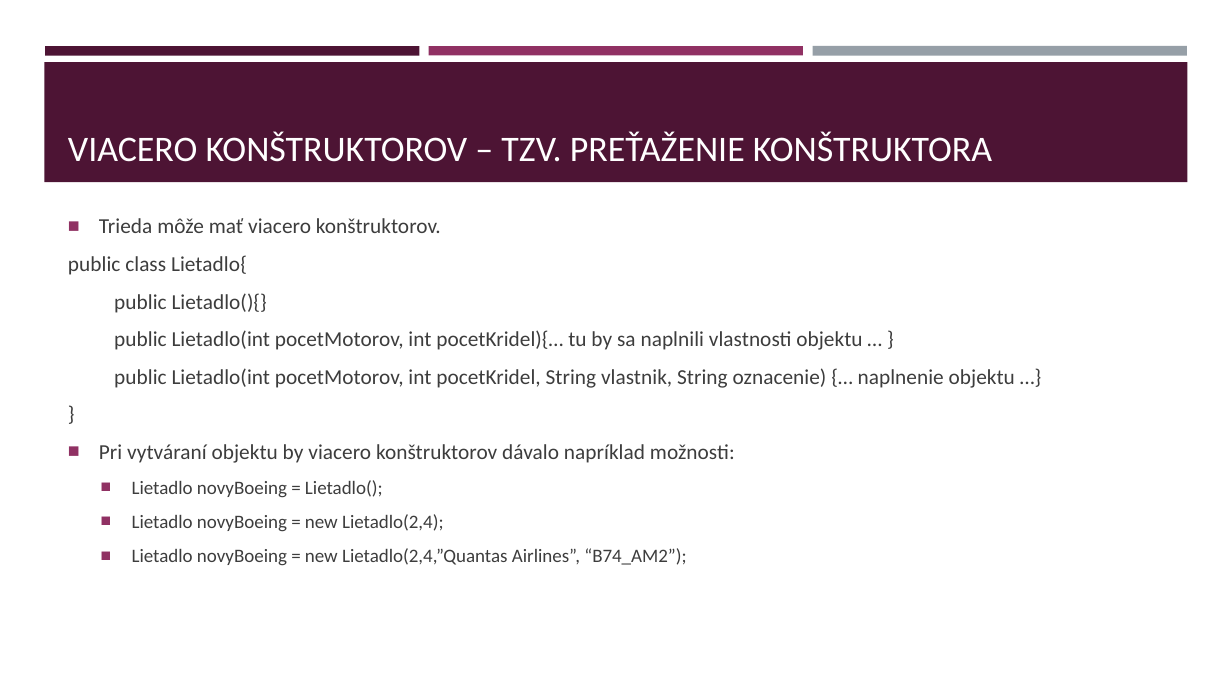
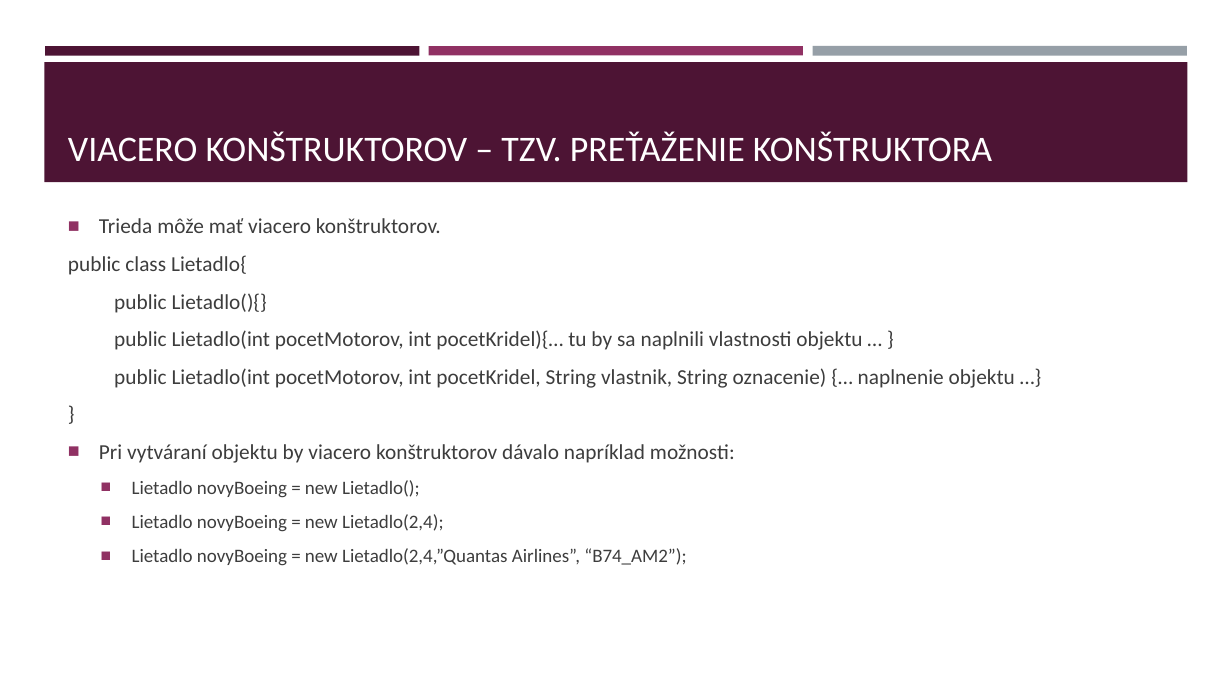
Before and after one commit to gasparv/java-class-basics, a slide deck: slide 116 of JavaZaklady-skolenie.pptx. Drawn at 1232x693 pixels with LibreOffice and Linux fonts; fonts in the diff are those of the drawing. Boxes give left, top, right and bottom in pixels: in the first picture for what was removed or moved away, otherwise in the second. Text is boxed around its words. In the diff, an @@ line names an element or a change of style, - is before the commit and + after.

```diff
--- a/JavaZaklady-skolenie.pptx
+++ b/JavaZaklady-skolenie.pptx
@@ text at (132,480,420,498): text changed @@
-  ■ Lietadlo novyBoeing = Lietadlo();
+  ■ Lietadlo novyBoeing = new Lietadlo();
```
Also in this commit, not shown: 6 other slides changed, 23 slides added.
